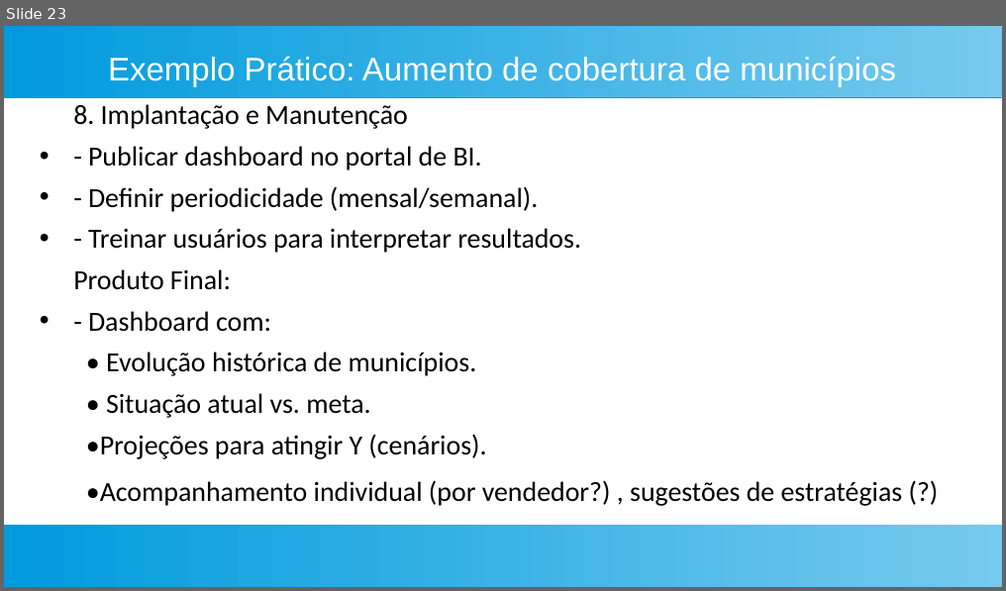
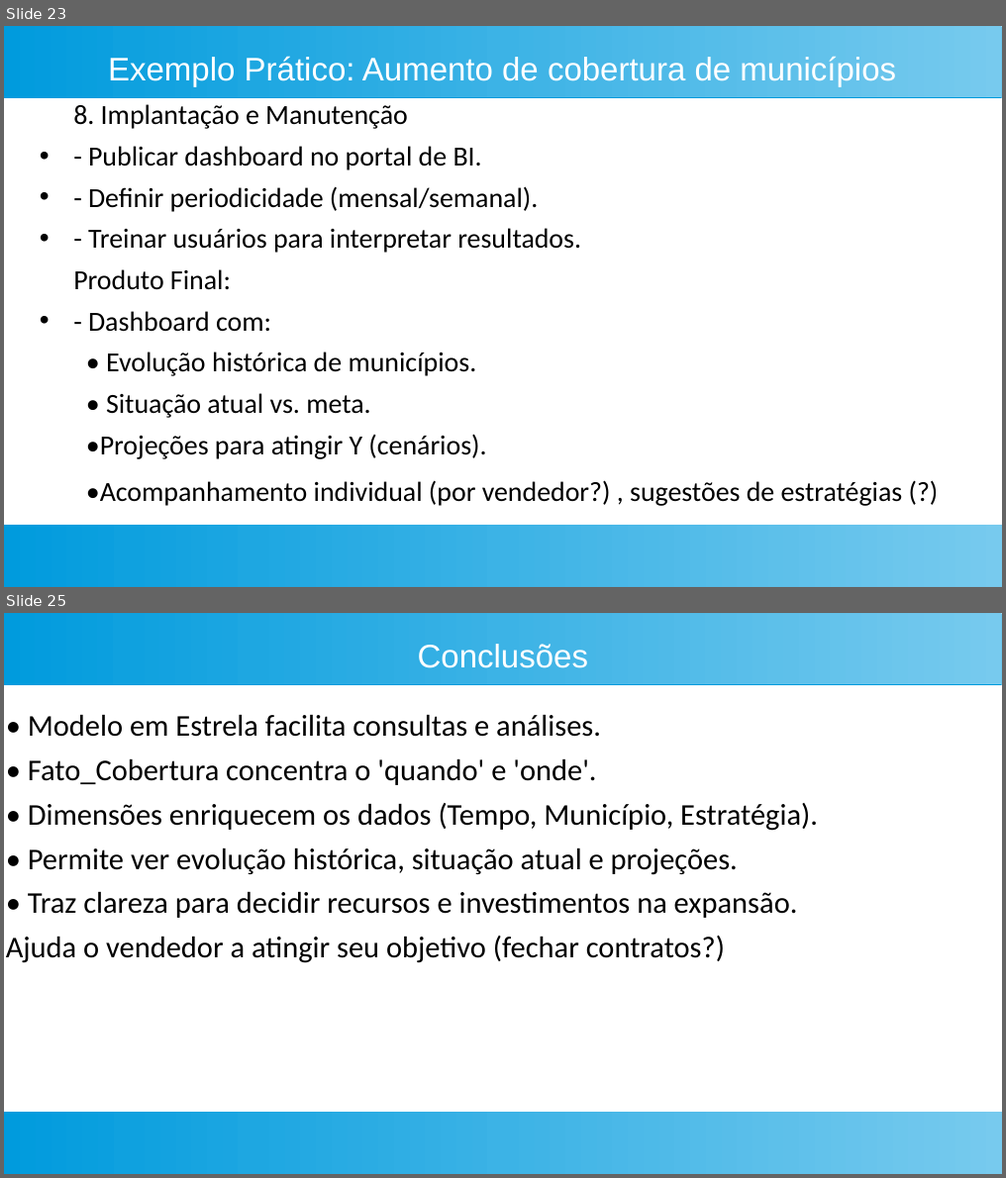
Before and after one commit to jribeiroramos/12-ApresentacaoModelagemAnalitica, a slide deck: apresenta_03022025.odp. Shown one above the other, each under a label of ours: slide 23 before the commit, slides 23 and 25 after it; the slides between them are not shown. The pictures are 1006x591 and 1006x1178 pixels, drawn with LibreOffice and Linux fonts; fonts in the diff are those of the drawing. Boxes give left, top, right and bottom in pixels: in the first picture for what was removed or moved away, otherwise in the second. Text is boxed around its words. In the diff, an @@ line names an element or a change of style, - is before the commit and + after.

Commit message:
Atualização automática: 2025-02-03 09:26:38

```diff
--- a/apresenta_03022025.odp
+++ b/apresenta_03022025.odp
@@ slide 25 added at [4, 613, 1002, 1174], background #FFFFFF; not listed: 2 template elements that a slide beside it also shows @@
@@ title added at [418, 644, 588, 668], 26 pt, text #FFFFFF @@
+Conclusões
@@ text added at [6, 714, 818, 963], 24 pt, text #000000 @@
+• Modelo em Estrela facilita consultas e análises.
+• Fato_Cobertura concentra o 'quando' e 'onde'.
+• Dimensões enriquecem os dados (Tempo, Município, Estratégia).
+• Permite ver evolução histórica, situação atual e projeções.
+• Traz clareza para decidir recursos e investimentos na expansão.
+Ajuda o vendedor a atingir seu objetivo (fechar contratos?)
```
Also in this commit, not shown: 2 slides changed, 1 other slide added, 3 other files.
